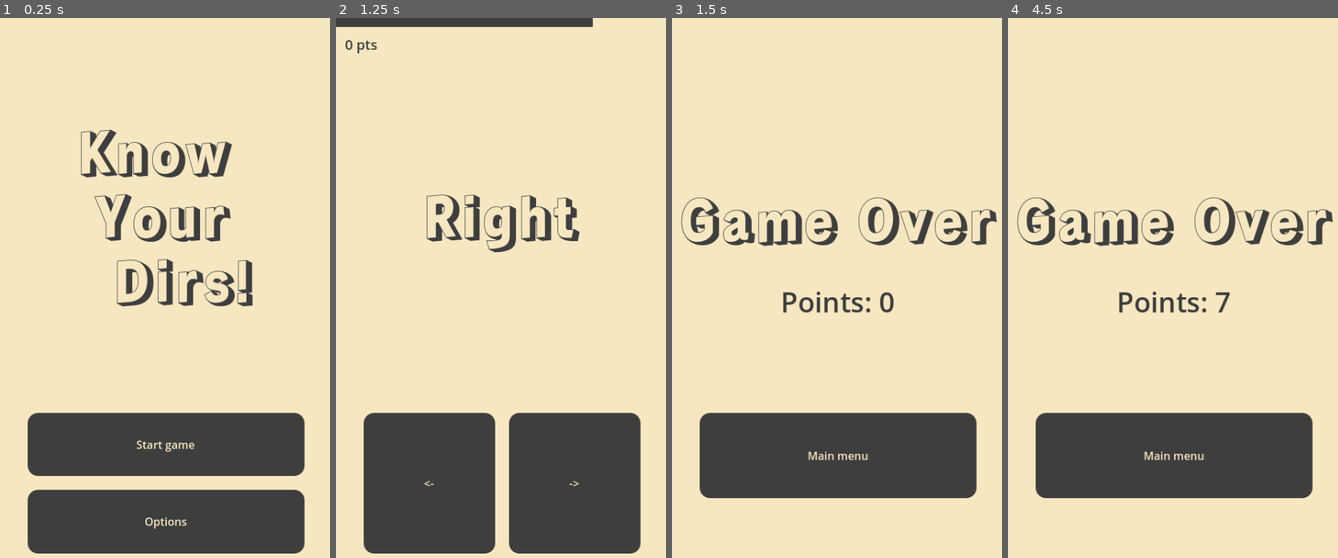
Above: before the commit, frames 1-4 (left to right).
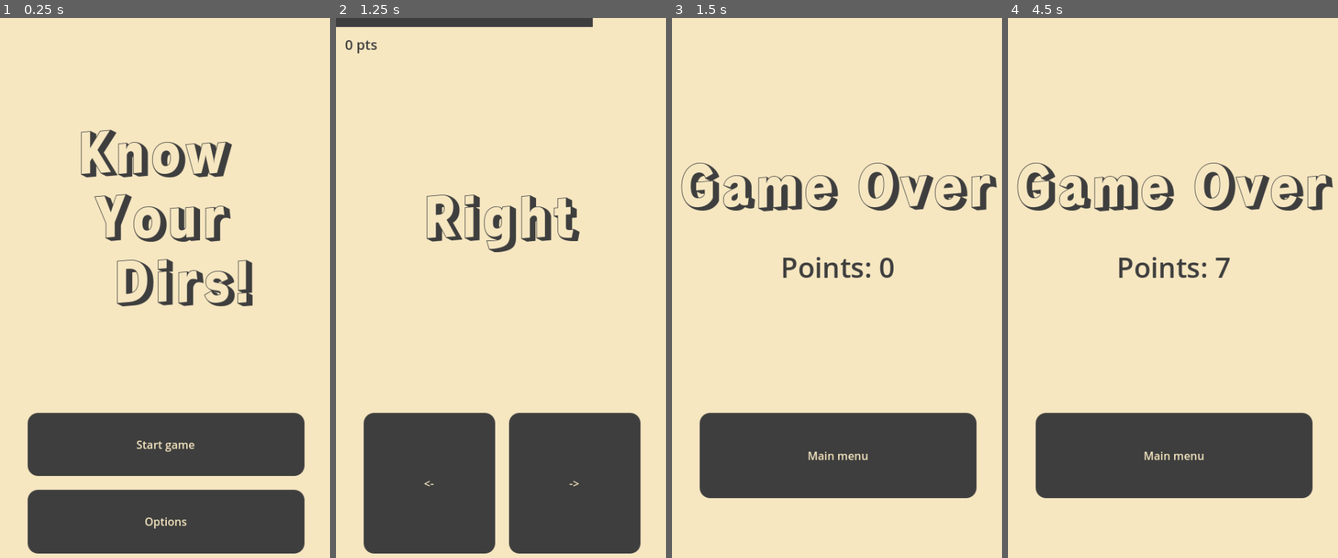
Above: after the commit, the same moments.

Repository: moskoscode/know-your-dirs
Game: Godot game, scene res://src/MainMenu.tscn
Two runs of this game, one before a commit and one after it. Both use one fixed random seed, a clock stepped at 60 frames per second and the inputs below.
Inputs:
- Up to frame 1 (0.25 s): no input
- Up to frame 2 (1.25 s): click "Start game" at 0.5 s
- Up to frame 3 (1.5 s): click "<-" at 1.25 s
- Up to frame 4 (4.5 s): click "Main menu" at 2 s; click "Start game" at 2.75 s; click "->" at 3.5 s; click "<-" at 4.25 s

Frames 1-2 are identical in both runs. In frame 3, 5.8% of the frame differs, in the area x 2-99%, y 26-55%; in frame 4, 5.8%.

Commit message:
fix resize GameOver screen

Diff:
--- a/project.godot
+++ b/project.godot
@@ -28,3 +28,4 @@
 
 renderer/rendering_method="gl_compatibility"
 renderer/rendering_method.mobile="gl_compatibility"
+textures/vram_compression/import_etc2_astc=true
--- a/src/GameOver.tscn
+++ b/src/GameOver.tscn
@@ -41,20 +41,13 @@
 grow_horizontal = 2
 grow_vertical = 2
 
-[node name="Title" type="Control" parent="Layout"]
+[node name="TitlesHBox" type="VBoxContainer" parent="Layout"]
 layout_mode = 2
-size_flags_vertical = 3
+size_flags_vertical = 6
 size_flags_stretch_ratio = 2.0
-
-[node name="TitlesHBox" type="VBoxContainer" parent="Layout/Title"]
-layout_mode = 2
-offset_top = 229.0
-offset_right = 480.0
-offset_bottom = 437.0
-size_flags_vertical = 4
 theme_override_constants/separation = 35
 
-[node name="GameOver" type="Label" parent="Layout/Title/TitlesHBox"]
+[node name="GameOver" type="Label" parent="Layout/TitlesHBox"]
 layout_mode = 2
 size_flags_horizontal = 4
 size_flags_vertical = 6
@@ -62,7 +55,7 @@
 text = "Game Over"
 label_settings = SubResource("LabelSettings_lclri")
 
-[node name="Points" type="Label" parent="Layout/Title/TitlesHBox"]
+[node name="Points" type="Label" parent="Layout/TitlesHBox"]
 unique_name_in_owner = true
 layout_mode = 2
 size_flags_horizontal = 4
